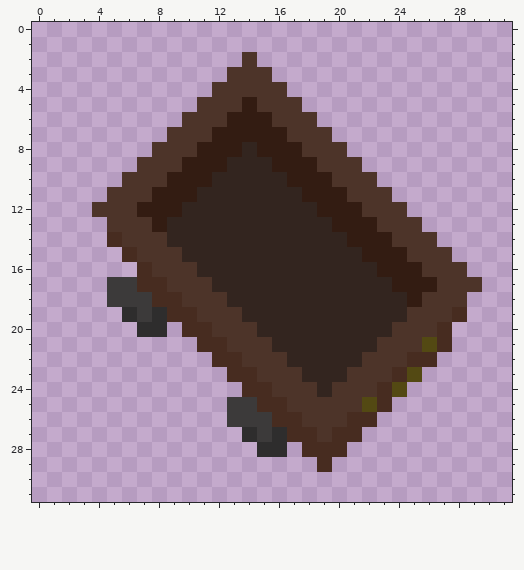
Pixel-art sprite, stored at Ye Troll-ey Problem/Assets/Textures/Objects/minecart_diag_L.png. The picture above was drawn from the file before the commit.
The file is 32x32 pixels.
The same view after the edit:
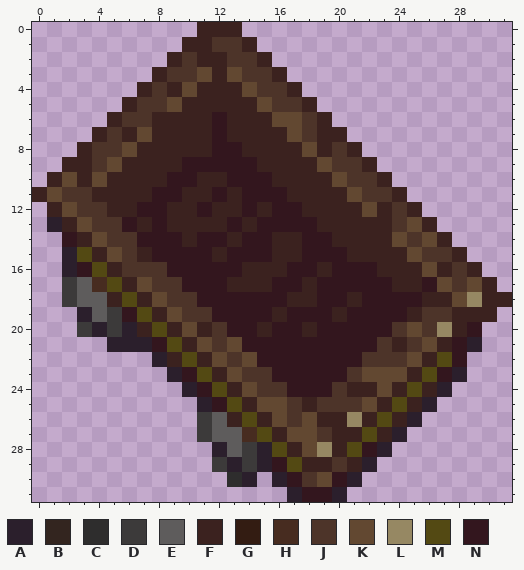
Palette (. is transparent): A #2b1f2c  B #33251f  C #2e2d2d  D #3c3a3a  E #5e5c5c  F #3b221f  G #331c12  H #472c20  J #4d3429  K #624831  L #968863  M #534913  N #33161e
Message: minecarts diagonal
Difference:
@@ x 0..31 @@
- 0 ................................
- 1 ................................
- 2 ..............J.................
- 3 .............JJJ................
- 4 ............JJJJJ...............
- 5 ...........JJJGJJJ..............
- 6 ..........JJJGGGJJJ.............
- 7 .........JJJGGGGGJJJ............
- 8 ........JJJGGGBGGGJJJ...........
- 9 .......JJJGGGBBBGGGJJJ..........
-10 ......JJJGGGBBBBBGGGJJJ.........
-11 .....JJJGGGBBBBBBBGGGJJJ........
-12 ....JJJGGGBBBBBBBBBGGGJJJ.......
-13 .....JJJGBBBBBBBBBBBGGGJJJ......
-14 .....HJJJBBBBBBBBBBBBGGGJJJ.....
-15 ......HJJJBBBBBBBBBBBBGGGJJJ....
-16 .......HJJJBBBBBBBBBBBBGGGJJJ...
-17 .....DDHHJJJBBBBBBBBBBBBGGGJJJ..
-18 .....DDDHHJJJBBBBBBBBBBBBGJJJ...
-19 ......CDCHHJJJBBBBBBBBBBBJJJH...
-20 .......CC.HHJJJBBBBBBBBBJJJH....
-21 ...........HHJJJBBBBBBBJJJMH....
-22 ............HHJJJBBBBBJJJHH.....
-23 .............HHJJJBBBJJJHM......
-24 ..............HHJJJBJJJHM.......
-25 .............DDHHJJJJJMH........
-26 .............DDDHHJJJHH.........
-27 ..............CDCHHJHH..........
-28 ...............CC.HHH...........
-29 ...................H............
-30 ................................
-31 ................................
+ 0 ...........FFF..................
+ 1 ..........FFJJF.................
+ 2 .........FJFFJJF................
+ 3 ........FJJKFKJJF...............
+ 4 .......FJFKFFFKJJF..............
+ 5 ......FJJKFFFFFKJJF.............
+ 6 .....FJJFFFFNFFFKKJF............
+ 7 ....FJFKFFFFNFFFFKJFF...........
+ 8 ...FJJKFFFFFNNFFFFKFJF..........
+ 9 ..FFJKFFFFNNNNNFFFFKJJF.........
+10 .FKFKFFFFNNFFNNNFFFFKJJF........
+11 FKJJFFFFNNFFNFNNNFFFFKJJF.......
+12 .FKJJFFNNFFNFFNFNNFFFFKFJF......
+13 .AFKJJNFNFFFFNFNNNNFFFFFJKF.....
+14 ..NFKJJNNNFNNFNNFFNNFFFFKJKF....
+15 ..AMFKJFNNNNFNNNFFNNNFFFFKJJF...
+16 ..ANMFJJJNNNNNFFFNNFNNNFFFKFJF..
+17 ..DEHMFKJJNNNFFFNNFNNNNNFFNKJKF.
+18 ..DEEFMFKJJNNNNNNFFNNFNNNNFFKLFF
+19 ...AEDNMFKJJNNNNFNNNFNNNNFJJFFF.
+20 ...DADAFMFKFJNNFNNFNNNNNJKJLFN..
+21 .....AAANMFKJKNNNNNNNNNJFJKFNA..
+22 ........AFMFKJKNNNNNNNJJJKFMN...
+23 .........ANMFKJJNNNNNJKKKFMNA...
+24 ..........ANMFKJJNNNJFFKFMFA....
+25 ...........ANMFKKJFJJJKFMFA.....
+26 ...........DEFMFKJKFFLFMFA......
+27 ...........DEEHMFKKJFFMFA.......
+28 ............AEDAMFKLFMNA........
+29 ............DADANMFFJFA.........
+30 .............CA.ANJKNA..........
+31 .................ANNA...........
Changed places in both pictures, as pixel boxes (x1, y1, x2, y2):
changed: (32, 22, 512, 502)
